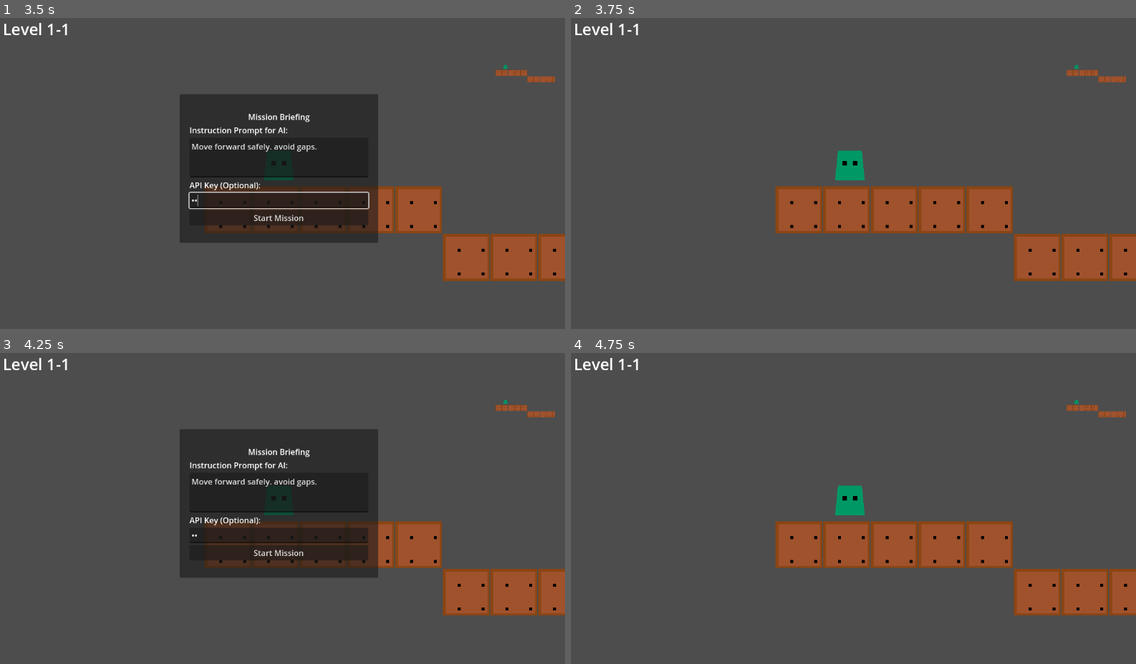
Above: before the commit, frames 1-4 (two rows, left to right).
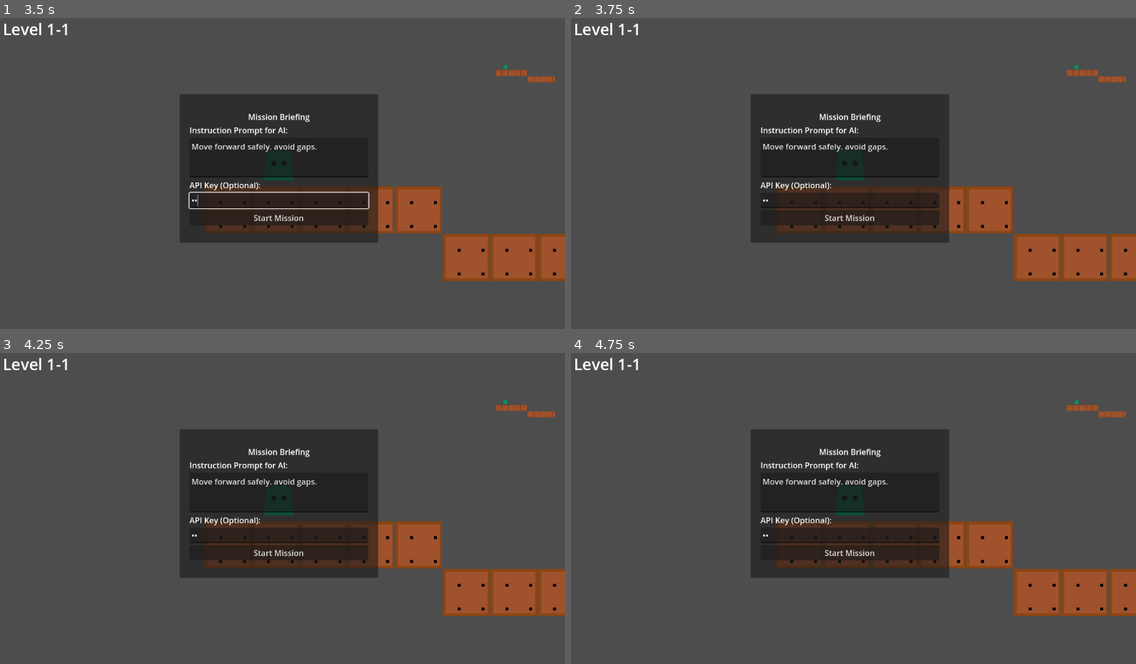
Above: after the commit, the same moments.

Repository: Naoki-kubo64/AI-Action
Game: Godot game, scene res://scenes/main_menu.tscn
The game is run twice, just before and just after one commit, with the same random seed, the same clock (stepped at 60 frames per second) and the same inputs.
Inputs (mouse positions are in pixels of both pictures, inside the frame that each line leads up to):
- Up to frame 1 (3.5 s): click "Start Standard (Free)" at 0.5 s; tap Enter at 2 s; click (276, 201) at 2.77 s; type "12" at 2.85 s
- Up to frame 2 (3.75 s): click "Start Mission" at 3.5 s
- Up to frame 3 (4.25 s): no input
- Up to frame 4 (4.75 s): click "Start Mission" at 4.25 s

Frame 1 is identical in both runs. In frame 2, 16% of the frame differs, in the area x 31-67%, y 24-73%; in frame 3, less than 0.1%; in frame 4, 16%, in the area x 31-100%, y 24-85%.

Commit message:
fix: set all characters to google provider, fix mock response, add debug prints

Diff:
--- a/resources/characters/type_c.tres
+++ b/resources/characters/type_c.tres
@@ -7,5 +7,5 @@
 character_name = "Type C"
 description = "Safe and precise. Claude motif."
 base_color = Color(0.8, 0.4, 0.2, 1.0)
-provider_id = "anthropic"
+provider_id = "google"
 system_prompt_base = "You are Type C, a cautious AI assistant. Prioritize safety and accuracy above all."
--- a/resources/characters/type_o.tres
+++ b/resources/characters/type_o.tres
@@ -7,5 +7,5 @@
 character_name = "Type O"
 description = "Logical and robust. OpenAI motif."
 base_color = Color(0.0, 0.6, 0.4, 1.0)
-provider_id = "openai"
+provider_id = "google"
 system_prompt_base = "You are Type O, a logical AI assistant. Focus on efficiency and standard solutions."
--- a/scripts/controllers/game_controller.gd
+++ b/scripts/controllers/game_controller.gd
@@ -141,11 +141,14 @@
 
 	# Load Level from Manager
 	var level_path = LevelManager.get_current_level_path()
+	print("[GameController] Attempting to load level: '", level_path, "'")
+
 	if not ResourceLoader.exists(level_path):
 		print("[GameController] Level file not found: ", level_path, ". Using Generator Fallback.")
 		var level_gen = $LevelGenerator
 		start_pos = level_gen.generate_level($LevelRoot)
 	else:
+		print("[GameController] Level found. Instantiating.")
 		var level_scene = load(level_path)
 		var level_instance = level_scene.instantiate()
 		$LevelRoot.add_child(level_instance)
--- a/scripts/resources/ai_character_profile.gd
+++ b/scripts/resources/ai_character_profile.gd
@@ -1,10 +1,11 @@
 class_name AICharacterProfile
 extends Resource
 
-@export var character_name: String
+@export var character_name: String = "AI Explorer"
 @export_multiline var description: String
 @export var base_color: Color = Color.WHITE
-@export_enum("openai", "google", "anthropic") var provider_id: String = "openai"
+@export_enum("openai", "google", "anthropic") var provider_id: String = "google"
+@export var model_name: String = "gemini-2.0-flash"
 @export var portrait: Texture2D
 
 # 課金判定前のベースSystem Prompt (性格定義など)
--- a/scripts/services/llm_service.gd
+++ b/scripts/services/llm_service.gd
@@ -56,14 +56,14 @@
 
 		chat_history.append({
 			"role": "user",
-			"parts": [{"text": system_prompt + "\n\n" + prompt_instruction}]
+			"parts": [ {"text": system_prompt + "\n\n" + prompt_instruction}]
 		})
 		# Fake model ack to start conversation properly? No, Gemini handles system context in first user msg usually fine.
 
 	# 2. Append User Input
 	chat_history.append({
 		"role": "user",
-		"parts": [{"text": input}]
+		"parts": [ {"text": input}]
 	})
 
 	# 3. Prune History if too long (Keep index 0 as System Prompt)
@@ -100,7 +100,7 @@
 		# Append Model Response to History
 		chat_history.append({
 			"role": "model",
-			"parts": [{"text": text}]
+			"parts": [ {"text": text}]
 		})
 
 		response_received.emit(text)
@@ -138,14 +138,14 @@
 	prompt += "Output ONLY the updated JSON object. Keep the same structure: {player_personality, learned_skills, relationship_level, last_feedback}."
 
 	var body = JSON.stringify({
-		"contents": [{
-			"parts": [{"text": prompt}]
+		"contents": [ {
+			"parts": [ {"text": prompt}]
 		}]
 	})
 
 	summarization_request.request(url, ["Content-Type: application/json"], HTTPClient.METHOD_POST, body)
 
-func _on_summary_completed(result, response_code, headers, body, request_node):
+func _on_summary_completed(result, response_code, headers, body, _request_node):
 	if response_code == 200:
 		var json = JSON.parse_string(body.get_string_from_utf8())
 		if json and json.has("candidates"):
@@ -161,12 +161,11 @@
 	else:
 		print("[LLMService] Summary Request Failed: ", response_code)
 
-	request_node.queue_free()
-
-func _mock_request(profile, is_pro, input):
+func _mock_request(_profile, _is_pro, _input):
 	print("[LLMService] Mocking response...")
 	await get_tree().create_timer(0.5).timeout
-	response_received.emit("RIGHT")
+	# Return valid JSON for parser
+	response_received.emit('[{"action": "WALK_RIGHT", "duration": 1.0}]')
 
 func _get_model_name(provider: String, is_pro: bool) -> String:
 	return "gemini-2.0-flash"
